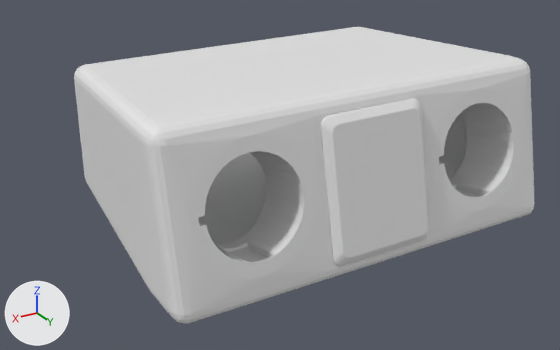
Two versions of the Blender file HeatedSeatButtonPanel.blend, one commit apart.
Rendered twice from a camera (50 mm lens) standing at (0.0882, 0.1443, 0.0612) and looking at (0.003, 0.0024, -0.0097). The axes (+X, +Y, +Z) are drawn at lower left. The lights are the same throughout. The first picture is the older version.

Names of what the first picture shows: 'Hole Plug', 'Panel'.
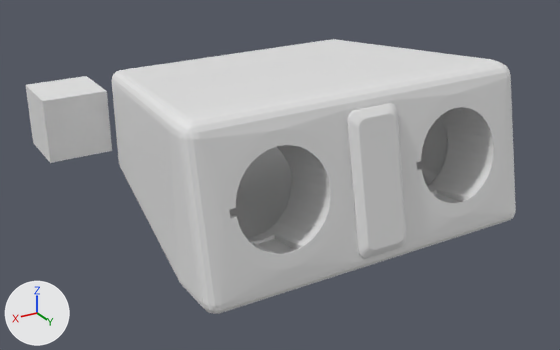
Commit message: V2 Heated seat panel (was too big)

Edits to the bpy script that builds the scene:
```text
Change me_cube_003:
    used by ob_panel; location = (0.0, 0.0, 0.0)
    remove me_cube_003.from_pydata(...)  # 574 vertices, 560 faces; spans x -0.045..0.045, y -0.025..0.0374, z -0.0175..0.0175
    add me_cube_003.from_pydata(...)  # 574 vertices, 560 faces; spans x -0.039..0.039, y -0.025..0.0374, z -0.0175..0.0175
    me_cube_003 part 1: 554 of 574 vertices moved; they spanned x -0.045..0.045, y -0.025..0.0374, z -0.0175..0.0175 and now span x -0.039..0.039, y -0.025..0.0374, z -0.0175..0.0175; mean shift (0.0, 0.0, 0.0); largest move (-0.0407, -0.025, -0.0123) -> (-0.0321, -0.025, -0.0102)
Change me_cube_009:
    used by ob_hole_plug; location = (0.0, 0.0, 0.0)
    remove me_cube_009.from_pydata(...)  # 480 vertices, 458 faces; spans x -0.0118..0.0118, y 0.02..0.0387, z -0.0149..0.0145
    add me_cube_009.from_pydata(...)  # 480 vertices, 458 faces; spans x -0.0058..0.0058, y 0.02..0.0387, z -0.0149..0.0145
    me_cube_009 part 2: all 240 vertices in x 0.0067..0.0118, y 0.02..0.0387, z -0.0149..0.0145 are moved by (-0.006, 0.0, 0.0)
    me_cube_009 part 3: all 240 vertices in x -0.0118..-0.0067, y 0.02..0.0387, z -0.0149..0.0145 are moved by (0.006, 0.0, 0.0)
Add me_cube:
    me_cube.from_pydata(...)  # a box spanning x -1.0..1.0, y -1.0..1.0, z -1.0..1.0
Add ob_cube:
    ob_cube = bpy.data.objects.new('Cube', me_cube)
    ob_cube.location = (0.0404, -0.0342, 0.0)
    ob_cube.scale = (0.0075, 0.0075, 0.0075)
```

Changed parts and their boxes [x1, y1, x2, y2] in the pictures (560 x 350 px; the box of a moved part takes in the faces that stretch with it):
'Panel', reshaped (12% narrower, 7% shorter): before [74, 27, 535, 323]; after [112, 39, 516, 314]
'Hole Plug', reshaped: before [321, 99, 429, 266]; after [347, 103, 407, 258]
'Cube', added: after [26, 76, 112, 163]
part 2 of me_cube_009, moved or reshaped: before [321, 116, 351, 266]; after [347, 110, 376, 258]
part 3 of me_cube_009, moved or reshaped: before [329, 99, 428, 265]; after [360, 103, 407, 249]
